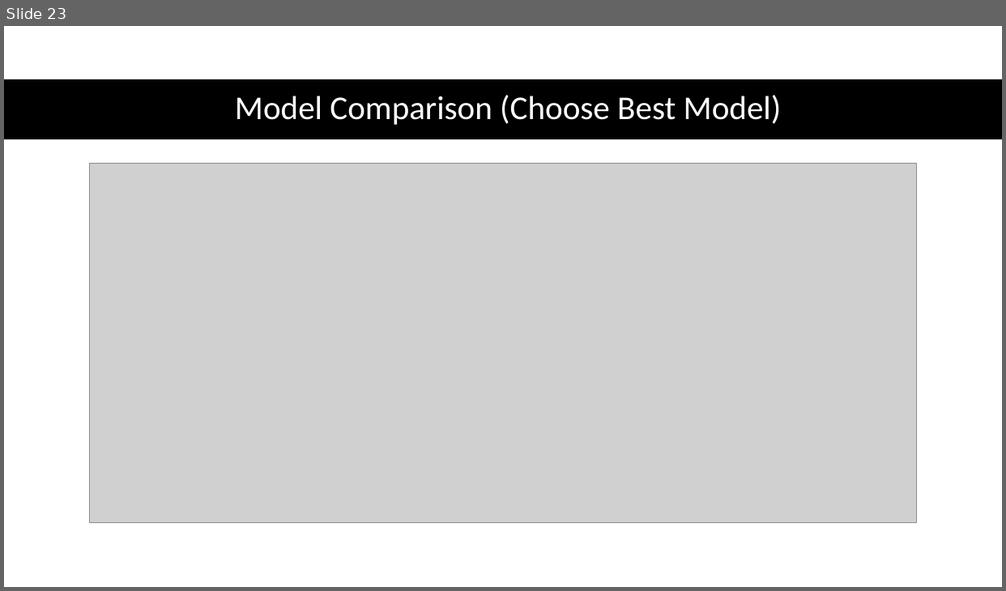
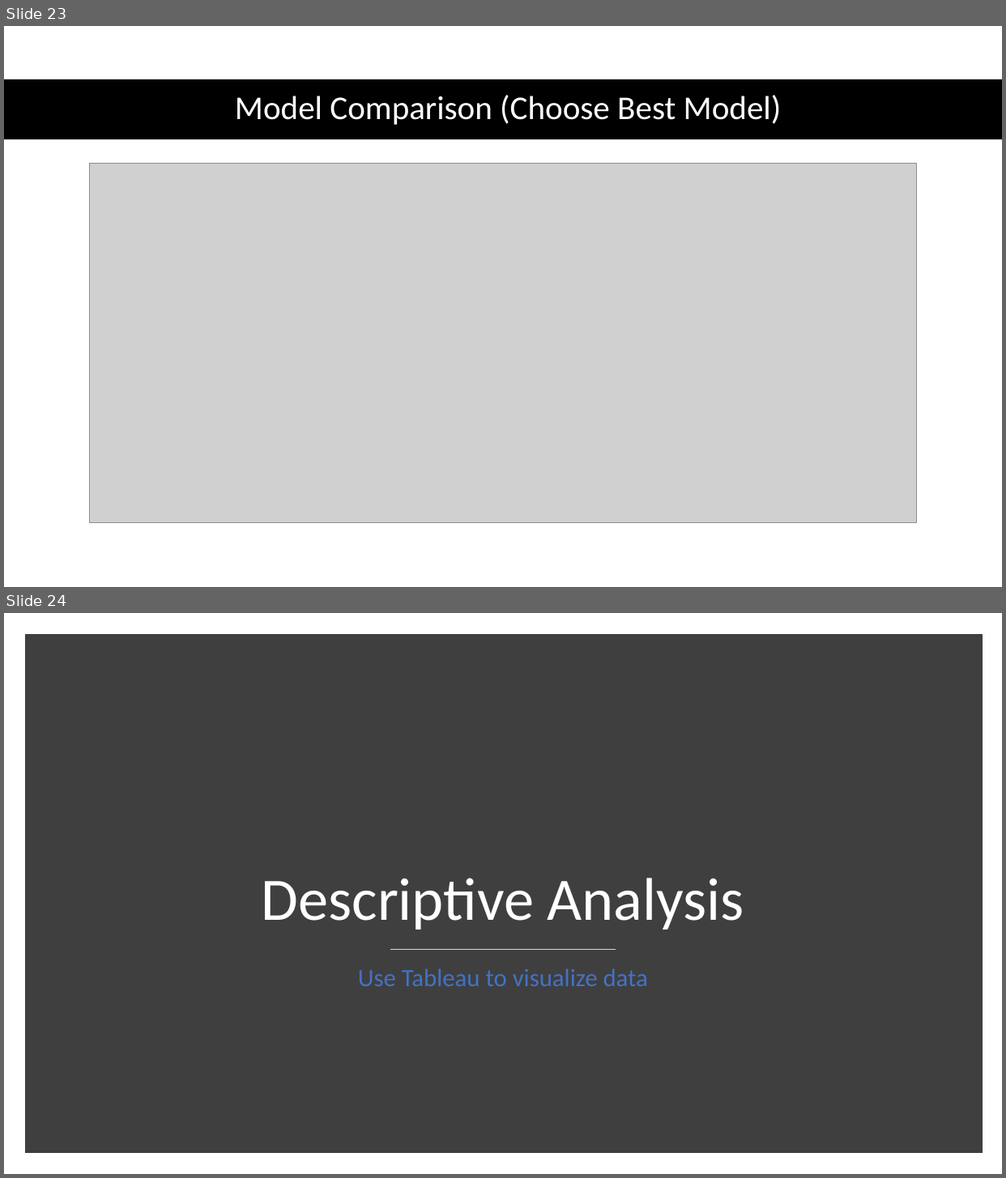
Before and after one commit to SyedNadir/freemium-ab-testing, a slide deck: documents/presentation/Final Presentation.pptx. Shown one above the other, each under a label of ours: slide 23 before the commit, slides 23 and 24 after it. The pictures are 1006x591 and 1006x1178 pixels, drawn with LibreOffice and Linux fonts; fonts in the diff are those of the drawing; grey boxes stand for pictures. Boxes give left, top, right and bottom in pixels: in the first picture for what was removed or moved away, otherwise in the second. Text is boxed around its words. In the diff, an @@ line names an element or a change of style, - is before the commit and + after.

Commit message:
updated presentation and data vis

```diff
--- a/documents/presentation/Final Presentation.pptx
+++ b/documents/presentation/Final Presentation.pptx
@@ slide 24 added at (4,613,1002,1174), background #FFFFFF @@
@@ rectangle added at (30,639,978,1148), fill #3F3F3F, outline #3F3F3F 10 pt @@
@@ title added at (262,878,744,930), 58 pt, text #FFFFFF @@
+Descriptive Analysis
@@ line added from (391, 949) to (616, 949), #D8D8D8 1 pt @@
@@ subtitle added at (358,969,648,986), 24 pt, text #4472C4 @@
+Use Tableau to visualize data
```
Also in this commit, not shown: 4 slides changed, 5 other slides added, 7 other files.
